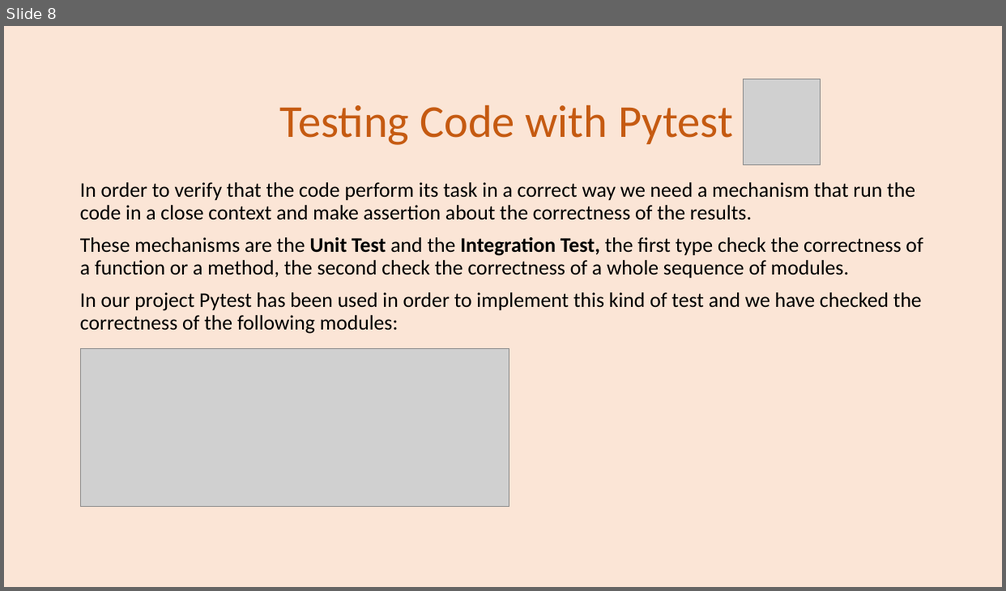
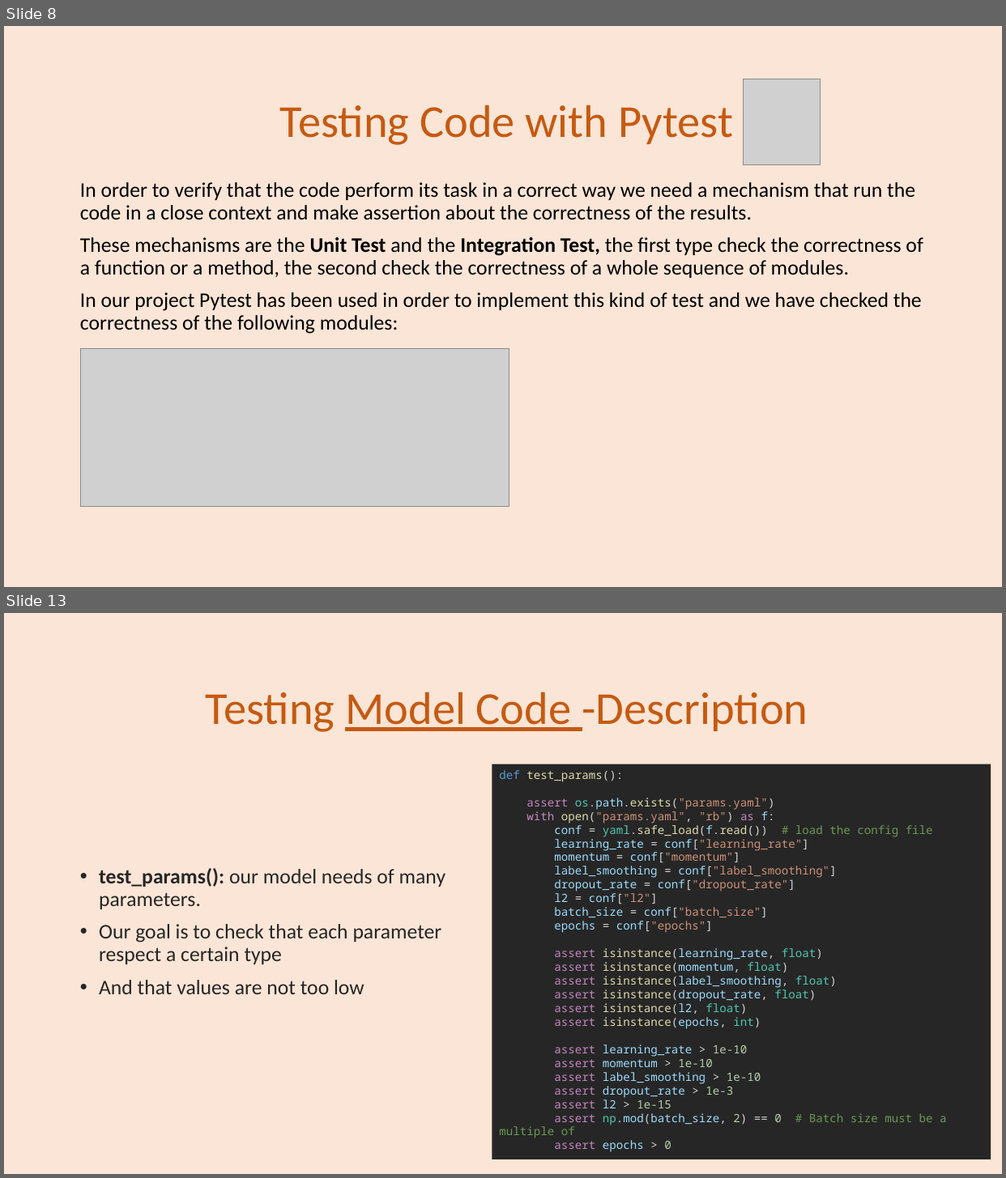
Before and after one commit to se4ai2223-uniba/architectural-style-recognition, a slide deck: docs/ArchiNet Team-Milestone 3.pptx. Shown one above the other, each under a label of ours: slide 8 before the commit, slides 8 and 13 after it; the slides between them are not shown. The pictures are 1006x591 and 1006x1178 pixels, drawn with LibreOffice and Linux fonts; fonts in the diff are those of the drawing; grey boxes stand for pictures. Boxes give left, top, right and bottom in pixels: in the first picture for what was removed or moved away, otherwise in the second. Text is boxed around its words. In the diff, an @@ line names an element or a change of style, - is before the commit and + after.

```diff
--- a/docs/ArchiNet Team-Milestone 3.pptx
+++ b/docs/ArchiNet Team-Milestone 3.pptx
@@ slide 13 added at [4, 613, 1002, 1174], background #FBE5D6 @@
@@ title added at [206, 692, 808, 732], 44 pt, text #C55A11 @@
+Testing Model Code -Description
@@ rectangle added at [492, 764, 991, 1160], fill #262626, 11 pt, text #9CDCFE @@
+def test_params():
+assert os.path.exists("params.yaml")
+with open("params.yaml", "rb") as f:
+conf = yaml.safe_load(f.read()) # load the config file
+learning_rate = conf["learning_rate"]
+momentum = conf["momentum"]
+label_smoothing = conf["label_smoothing"]
+dropout_rate = conf["dropout_rate"]
+l2 = conf["l2"]
+batch_size = conf["batch_size"]
+epochs = conf["epochs"]
+assert isinstance(learning_rate, float)
+assert isinstance(momentum, float)
+assert isinstance(label_smoothing, float)
+assert isinstance(dropout_rate, float)
+assert isinstance(l2, float)
+assert isinstance(epochs, int)
+assert learning_rate > 1e-10
+assert momentum > 1e-10
+assert label_smoothing > 1e-10
+assert dropout_rate > 1e-3
+assert l2 > 1e-15
+assert np.mod(batch_size, 2) == 0 # Batch size must be a multiple of
+assert epochs > 0
@@ text added at [99, 868, 446, 995], 20 pt, text #262626 @@
+• test_params(): our model needs of many parameters.
+• Our goal is to check that each parameter respect a certain type
+• And that values are not too low
```
Also in this commit, not shown: 10 other slides added, 3 other files.
